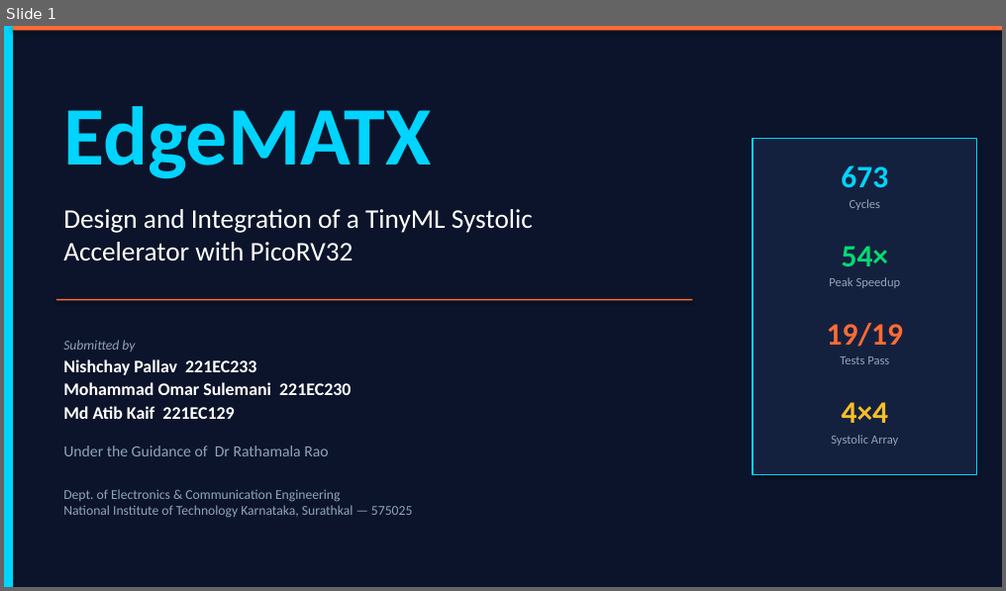
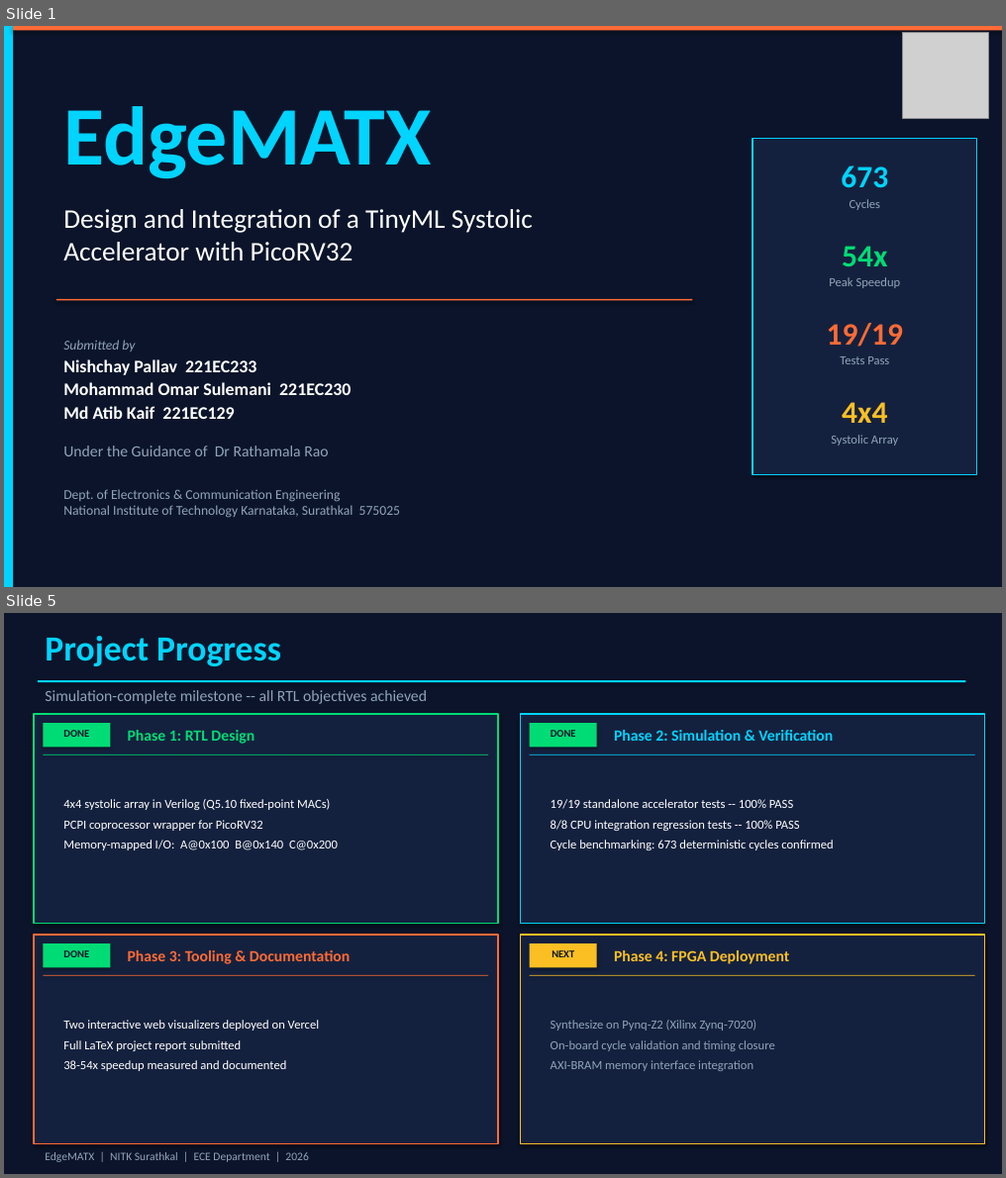
Before and after one commit to Quicksilver008/TinyML-Accelerator, a slide deck: docs/major/EdgeMATX_presentation.pptx. Shown one above the other, each under a label of ours: slide 1 before the commit, slides 1 and 5 after it; the slides between them are not shown. The pictures are 1006x591 and 1006x1178 pixels, drawn with LibreOffice and Linux fonts; fonts in the diff are those of the drawing; grey boxes stand for pictures. Boxes give left, top, right and bottom in pixels: in the first picture for what was removed or moved away, otherwise in the second. Text is boxed around its words. In the diff, an @@ line names an element or a change of style, - is before the commit and + after.

Commit message:
rename report to midsem, add EdgeMATX slides, update firmware.hex

```diff
--- a/docs/major/EdgeMATX_presentation.pptx
+++ b/docs/major/EdgeMATX_presentation.pptx
@@ slide 5 added at (4, 613, 1002, 1174), background #0B142A @@
@@ text added at (45, 636, 281, 666), 34 pt, text #00D4FF, bold @@
+Project Progress
@@ rectangle added at (38, 680, 966, 682), fill #00D4FF @@
@@ text added at (45, 690, 427, 704), 15 pt, text #90A4B8 @@
+Simulation-complete milestone -- all RTL objectives achieved
@@ rectangle added at (34, 714, 498, 924), fill #14213E, outline #00DC75 1.5 pt @@
@@ rectangle added at (43, 723, 110, 747), fill #00DC75 @@
@@ text added at (63, 730, 89, 737), 10 pt, text #0B142A, bold @@
+DONE
@@ text added at (128, 730, 254, 744), 15 pt, text #00DC75, bold @@
+Phase 1: RTL Design
@@ rectangle added at (521, 714, 985, 924), fill #14213E, outline #00D4FF 1.5 pt @@
@@ rectangle added at (530, 723, 597, 747), fill #00DC75 @@
@@ text added at (550, 730, 576, 737), 10 pt, text #0B142A, bold @@
+DONE
@@ text added at (614, 730, 833, 741), 15 pt, text #00D4FF, bold @@
+Phase 2: Simulation & Verification
@@ rectangle added at (43, 755, 488, 756), fill #00DC75 @@
@@ rectangle added at (530, 755, 975, 756), fill #00D4FF @@
@@ text added at (63, 799, 338, 851), 12 pt, text #FFFFFF @@
+4x4 systolic array in Verilog (Q5.10 fixed-point MACs)
+PCPI coprocessor wrapper for PicoRV32
+Memory-mapped I/O: A@0x100 B@0x140 C@0x200
@@ text added at (550, 799, 833, 851), 12 pt, text #FFFFFF @@
+19/19 standalone accelerator tests -- 100% PASS
+8/8 CPU integration regression tests -- 100% PASS
+Cycle benchmarking: 673 deterministic cycles confirmed
@@ rectangle added at (34, 935, 498, 1145), fill #14213E, outline #FF6B35 1.5 pt @@
@@ rectangle added at (521, 935, 985, 1145), fill #14213E, outline #FBBF24 1.5 pt @@
@@ rectangle added at (43, 944, 110, 967), fill #00DC75 @@
@@ text added at (63, 951, 89, 958), 10 pt, text #0B142A, bold @@
+DONE
@@ text added at (128, 951, 350, 964), 15 pt, text #FF6B35, bold @@
+Phase 3: Tooling & Documentation
@@ rectangle added at (530, 944, 597, 967), fill #FBBF24 @@
@@ text added at (551, 951, 574, 958), 10 pt, text #0B142A, bold @@
+NEXT
@@ text added at (614, 951, 789, 964), 15 pt, text #FBBF24, bold @@
+Phase 4: FPGA Deployment
@@ rectangle added at (43, 975, 488, 976), fill #FF6B35 @@
@@ rectangle added at (530, 975, 975, 976), fill #FBBF24 @@
@@ text added at (63, 1020, 319, 1071), 12 pt, text #FFFFFF @@
+Two interactive web visualizers deployed on Vercel
+Full LaTeX project report submitted
+38-54x speedup measured and documented
@@ text added at (550, 1020, 775, 1071), 12 pt, text #90A4B8 @@
+Synthesize on Pynq-Z2 (Xilinx Zynq-7020)
+On-board cycle validation and timing closure
+AXI-BRAM memory interface integration
@@ text added at (45, 1153, 308, 1162), 11 pt, text #90A4B8 @@
+EdgeMATX | NITK Surathkal | ECE Department | 2026
@@ slide 1 changed as well @@
@@ picture added at (902, 32, 988, 118) @@
@@ text at (842, 246, 887, 267): text changed @@
-54×
+54x
@@ text at (842, 402, 887, 423): text changed @@
-4×4
+4x4
@@ text at (63, 489, 400, 518): text changed @@
-Dept. of Electronics & Communication Engineering
-National Institute of Technology Karnataka, Surathkal — 575025
+Dept. of Electronics & Communication Engineering
+National Institute of Technology Karnataka, Surathkal 575025
```
Also in this commit, not shown: 14 other slides changed, 1 other slide added, 6 other files.
